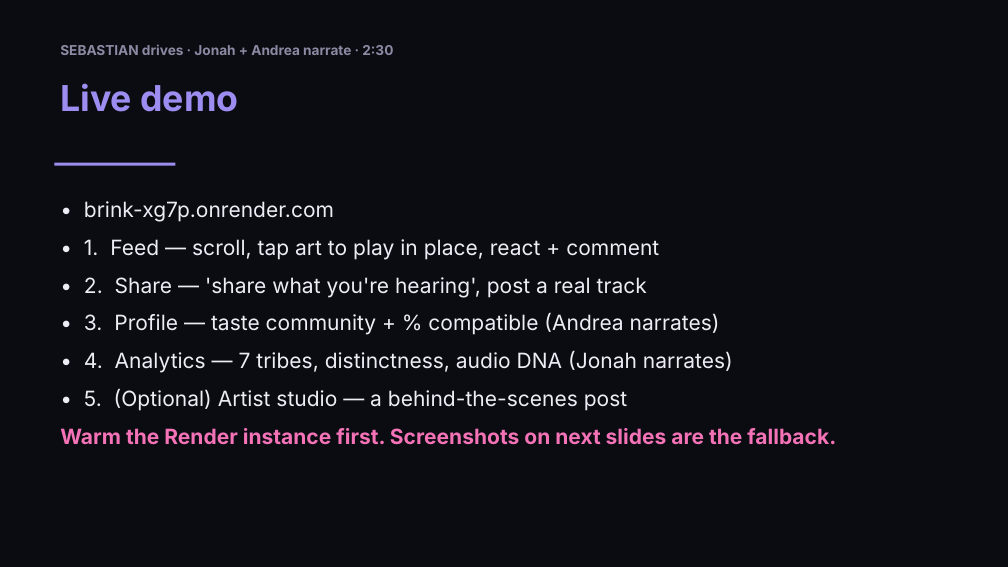
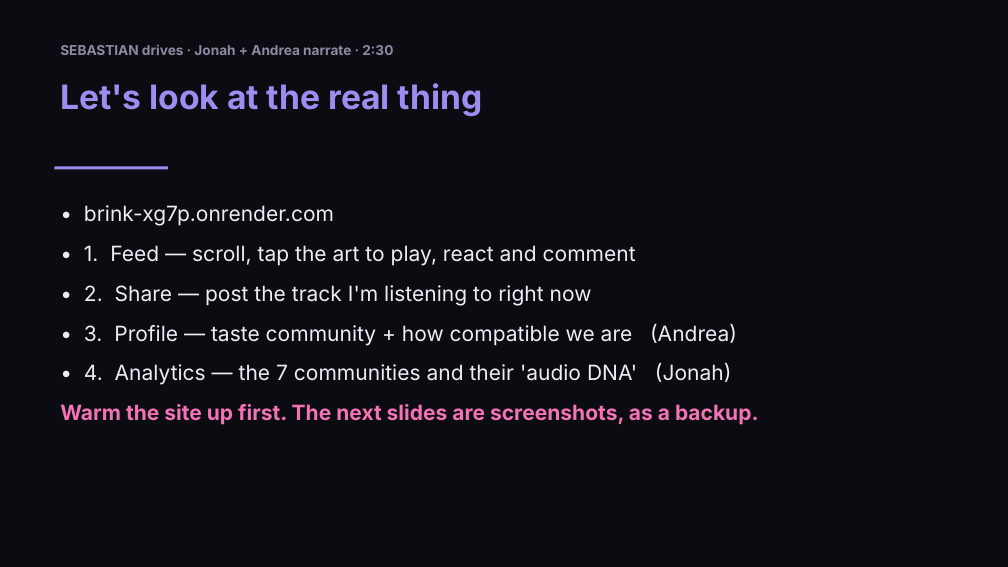
Before and after one commit to j-jwalker/Brink, a slide deck: slide 15 of docs/presentation/brink-deck.pptx. Drawn at 1008x567 pixels with LibreOffice and Linux fonts; fonts in the diff are those of the drawing. Boxes give left, top, right and bottom in pixels: in the first picture for what was removed or moved away, otherwise in the second. Text is boxed around its words. In the diff, an @@ line names an element or a change of style, - is before the commit and + after.

```diff
--- a/docs/presentation/brink-deck.pptx
+++ b/docs/presentation/brink-deck.pptx
@@ text at box(60, 83, 483, 117): text changed; size 34 to 32 pt @@
-Live demo
+Let's look at the real thing
@@ rectangle: place and size @@
-rectangle at box(54, 163, 175, 166)
+rectangle at box(54, 166, 168, 169)
@@ text at box(84, 205, 334, 226): more space between paragraphs @@
@@ text at box(60, 245, 759, 425): text changed @@
-• 1. Feed — scroll, tap art to play in place, react + comment
-• 2. Share — 'share what you're hearing', post a real track
-• 3. Profile — taste community + % compatible (Andrea narrates)
-• 4. Analytics — 7 tribes, distinctness, audio DNA (Jonah narrates)
-• 5. (Optional) Artist studio — a behind-the-scenes post
-Warm the Render instance first. Screenshots on next slides are the fallback.
+• 1. Feed — scroll, tap the art to play, react and comment
+• 2. Share — post the track I'm listening to right now
+• 3. Profile — taste community + how compatible we are (Andrea)
+• 4. Analytics — the 7 communities and their 'audio DNA' (Jonah)
+Warm the site up first. The next slides are screenshots, as a backup.
```
Also in this commit, not shown: 11 other slides changed, 7 slides added, 7 slides removed, 2 other files.
